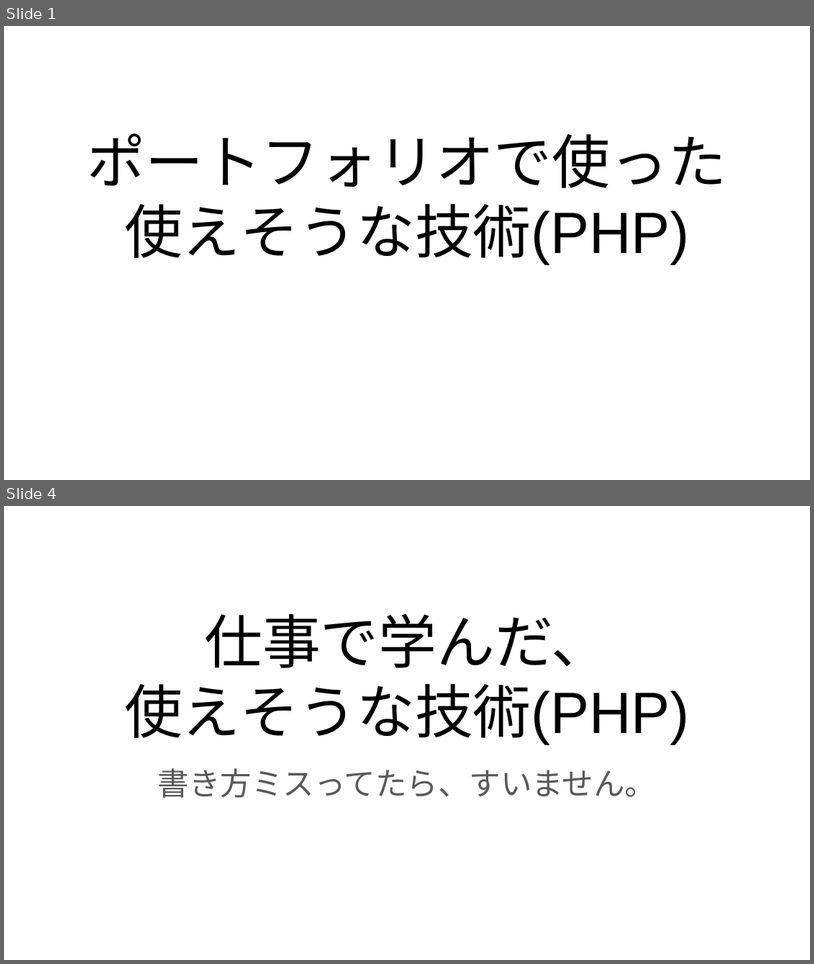
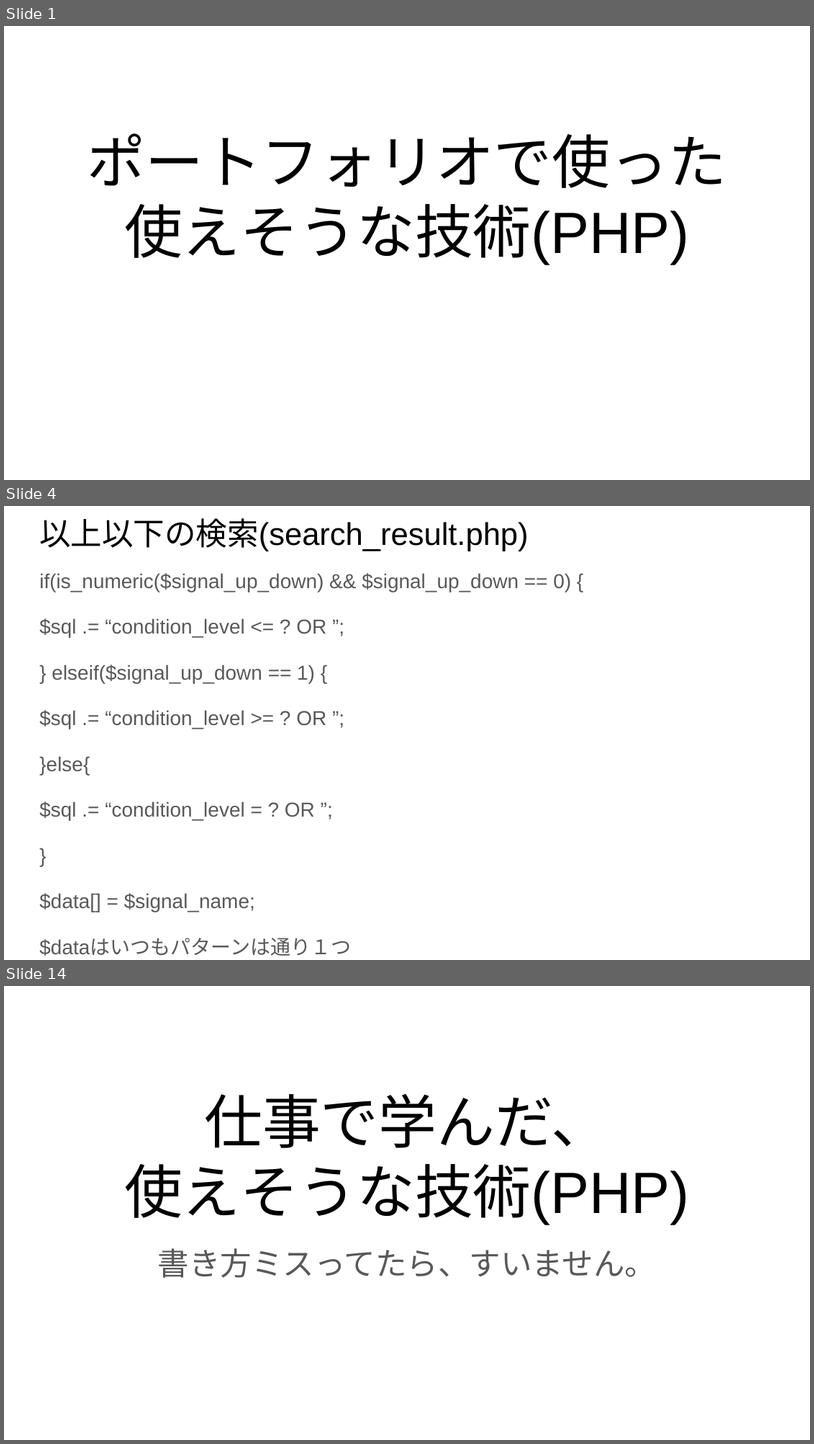
Before and after one commit to masabolic/self_monitoring, a slide deck: 使えそうな技術.pptx. Shown one above the other, each under a label of ours: slides 1 and 4 before the commit, slides 1, 4 and 14 after it; the slides between them are not shown. The pictures are 814x964 and 814x1444 pixels, drawn with LibreOffice and Linux fonts; fonts in the diff are those of the drawing. Boxes give left, top, right and bottom in pixels: in the first picture for what was removed or moved away, otherwise in the second. Text is boxed around its words. In the diff, an @@ line names an element or a change of style, - is before the commit and + after.

```diff
--- a/使えそうな技術.pptx
+++ b/使えそうな技術.pptx
@@ slide 4 added at [4,506,810,960], background #FFFFFF @@
@@ title added at [39,518,528,551], 28 pt, text #000000 @@
+以上以下の検索(search_result.php)
@@ text added at [39,573,571,955], 18 pt, text #595959 @@
+if(is_numeric($signal_up_down) && $signal_up_down == 0) {
+$sql .= “condition_level <= ? OR ”;
+} elseif($signal_up_down == 1) {
+$sql .= “condition_level >= ? OR ”;
+}else{
+$sql .= “condition_level = ? OR ”;
+}
+$data[] = $signal_name;
+$dataはいつもパターンは通り１つ
@@ what was slide 4 is now slide 14 @@
```
Also in this commit, not shown: 2 slides changed, 9 other slides added, 1 other file.
